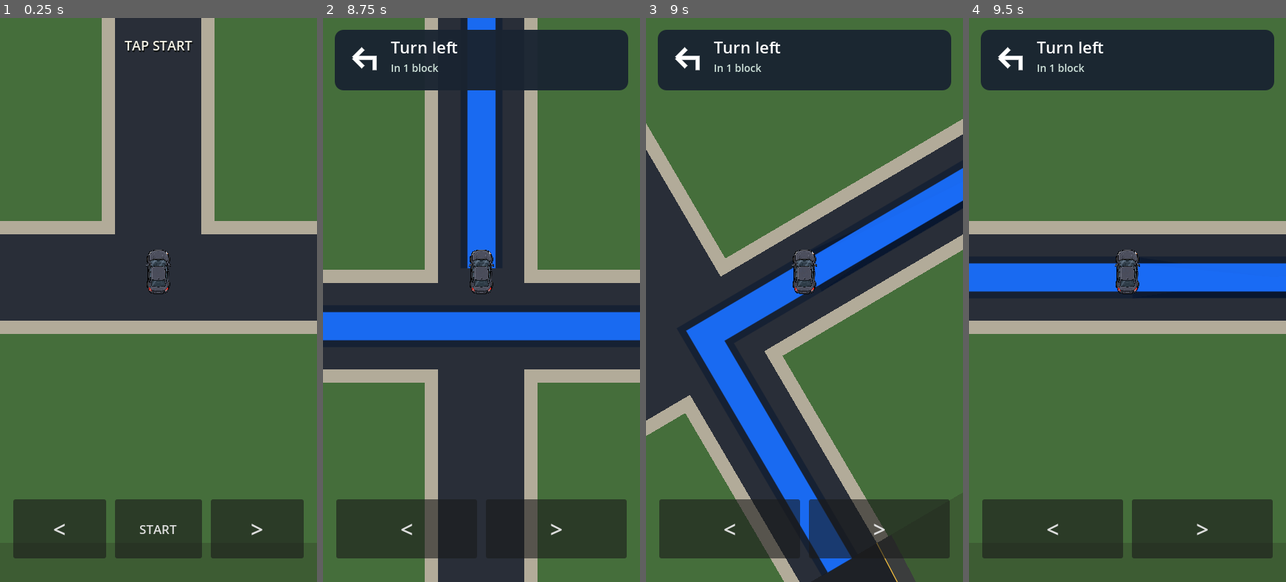
Above: before the commit, frames 1-4 (left to right).
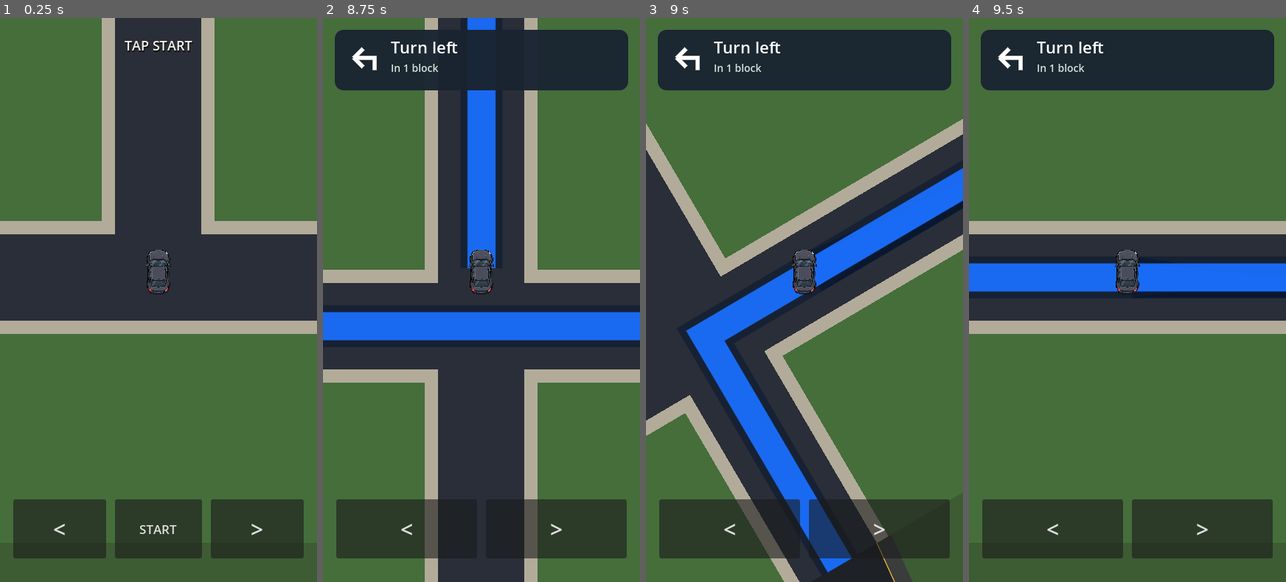
Above: after the commit, the same moments.

Repository: patrickcallahancomedy/comedian
Game: Godot game, scene res://scenes/drive/drive_module.tscn
Two runs of this game, one before a commit and one after it. Both use one fixed random seed, a clock stepped at 60 frames per second and the inputs below.
Inputs (mouse positions are in pixels of both pictures, inside the frame that each line leads up to):
- Up to frame 1 (0.25 s): no input
- Up to frame 2 (8.75 s): click "START" at 0.5 s; tap Enter (ui_accept) at 1.25, 1.52, 4.52, 7.52 s; move the mouse to (551, 271) at 1.27 s; hold Right 1.28-2 s; tap Space every 1.5 s from 1.35 to 7.35 s; click (551, 271) at 1.42 s; drag from (418, 328) to (465, 412) at 2.02 s; move the mouse to (513, 175) at 2.77 s; hold Right 2.78-3.5 s; drag from (465, 412) to (386, 215) at 3.52 s; move the mouse to (576, 384) at 4.27 s; hold Left 4.28-5 s; drag from (386, 215) to (433, 159) at 5.02 s; move the mouse to (497, 300) at 5.77 s; hold Left 5.78-6.5 s; click (497, 300) at 5.92 s; drag from (433, 159) to (418, 328) at 6.52 s; move the mouse to (551, 271) at 7.27 s; hold W 7.28-8 s; drag from (418, 328) to (465, 412) at 8.02 s
- Up to frame 3 (9 s): move the mouse to (836, 175) at 8.77 s; hold Left from 8.78 s (still down); tap Space at 8.85 s
- Up to frame 4 (9.5 s): keep holding Left

Frames 1-2 are identical in both runs. In frame 3, less than 0.1% of the frame differs, in the area x 73-86%, y 93-100%; in frame 4, nothing differs.

Commit message:
Refine highway collision and on-ramp merge

Diff:
--- a/godot/scripts/drive/drive_grid_controller.gd
+++ b/godot/scripts/drive/drive_grid_controller.gd
@@ -29,7 +29,7 @@
 const HIGHWAY_TRAFFIC_START_OFFSETS_X := [24.0, 40.0, 56.0, 72.0, 88.0, 104.0]
 const HIGHWAY_TRAFFIC_APPROACH_SPEEDS := [4.0, 4.4, 4.8, 4.0, 4.4, 4.8]
 const HIGHWAY_TRAFFIC_RESPAWN_X := 108.0
-const HIGHWAY_TRAFFIC_COLLISION_X := 7.0
+const HIGHWAY_TRAFFIC_COLLISION_X := 10.0
 const HIGHWAY_TRAFFIC_SCALE := 1.0
 const HIGHWAY_COLLISION_SLOW_SECONDS := 0.8
 const HIGHWAY_COLLISION_SPEED_MULTIPLIER := 0.45
@@ -1143,7 +1143,7 @@
 	var start_center_y := MAP.neighborhood_cell_center(MAP.NEIGHBORHOOD_GATE).y
 	var end_center_y := MAP.highway_entry_point().y
 	var start_half_width := NEIGHBORHOOD_ROAD_WIDTH * 0.5 + extra_width
-	var end_half_width := 14.0 + extra_width
+	var end_half_width := MAP.HIGHWAY_LANE_WIDTH * 0.5 + extra_width
 
 	return PackedVector2Array([
 		Vector2(rect.position.x, start_center_y - start_half_width),
